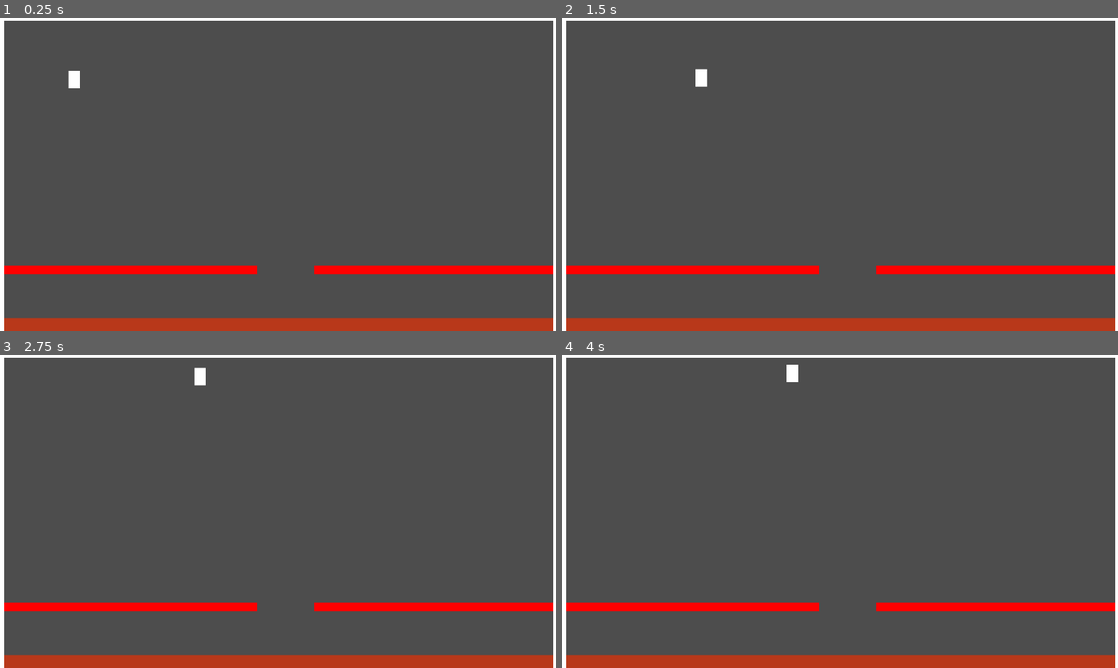
Above: before the commit, frames 1-4 (two rows, left to right).
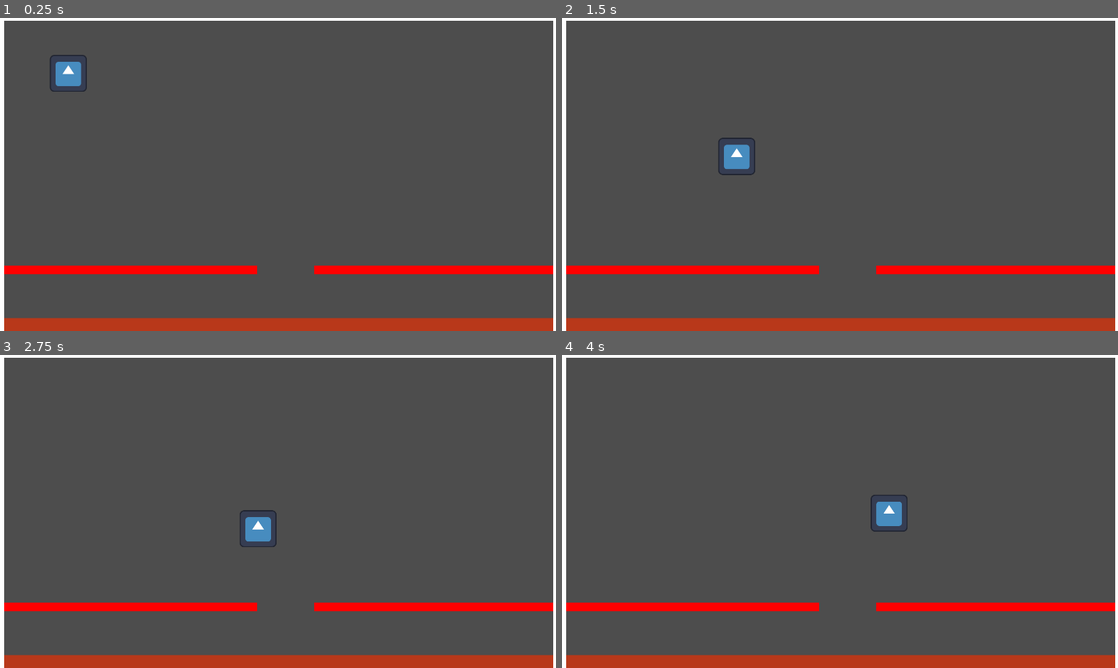
Above: after the commit, the same moments.

Repository: Mugar2/Breadwar
Game: Godot game, scene res://scenes/stages/OvenStage.tscn
Two runs of this game, one before a commit and one after it. Both use one fixed random seed, a clock stepped at 60 frames per second and the inputs below. The engine's default icon, where the game draws it, is replaced by a stand-in: a white triangle on a blue panel in a dark square.
Inputs (mouse positions are in pixels of both pictures, inside the frame that each line leads up to):
- Up to frame 1 (0.25 s): no input
- Up to frame 2 (1.5 s): tap Enter at 0.5 s; move the mouse to (962, 158) at 0.52 s; hold D (move_right) 0.53-1.28 s; hold Shift (Run, bound only after the commit) 0.53-1.28 s; tap Space (jump) at 0.77, 0.8, 1.07, 1.35 s; move the mouse to (728, 190) at 1.27 s; hold S (pass_down) from 1.28 s (still down)
- Up to frame 3 (2.75 s): tap Space (jump) at 1.52, 1.82, 2.3 s; tap Shift (Run, bound only after the commit) at 1.55 s; move the mouse to (333, 442) at 2.02 s; release S (pass_down) at 2.03 s; hold D (move_right) from 2.03 s (still down); hold Shift (Run, bound only after the commit) from 2.03 s (still down)
- Up to frame 4 (4 s): move the mouse to (812, 574) at 2.77 s; release Shift (Run, bound only after the commit) at 2.78 s; tap Shift (Run, bound only after the commit) at 2.85 s; tap Space (jump) at 3.02, 3.32, 3.6, 3.77 s; move the mouse to (1006, 558) at 3.52 s; release D (move_right) at 3.53 s; hold A (move_left) from 3.53 s (still down)

The runs differ from the first frame. In frame 1, 0.5% of the frame differs, in the area x 9-16%, y 11-24%; in frame 2, 0.6%, in the area x 24-35%, y 16-51%; in frame 3, 0.6%; in frame 4, 0.6%.

Commit message:
Movement overhaul

Diff:
--- a/project.godot
+++ b/project.godot
@@ -74,6 +74,11 @@
 "events": [Object(InputEventKey,"resource_local_to_scene":false,"resource_name":"","device":-1,"window_id":0,"alt_press …(192 unchanged characters)…
 ]
 }
+Run={
+"deadzone": 0.2,
+"events": [Object(InputEventKey,"resource_local_to_scene":false,"resource_name":"","device":-1,"window_id":0,"alt_pressed":false,"shift_pressed":false,"ctrl_pressed":false,"meta_pressed":false,"pressed":false,"keycode":0,"physical_keycode":4194325,"key_label":0,"unicode":0,"location":0,"echo":false,"script":null)
+]
+}
 
 [physics]
 
--- a/scenes/characters/TestPlayer.gd
+++ b/scenes/characters/TestPlayer.gd
@@ -1,20 +1,51 @@
 extends CharacterBody2D
 
 # Variables exportadas (puedes modificarlas desde el Inspector)
-@export var speed: float = 300.0
-@export var jump_velocity: float = -400.0
+@export var speed: float = 500.0
+@export var jump_velocity: float = -900.0
+
+#Aumented gravity multiplier for a faster play style
+var gravity_multiplier:float=1.3
+#Jump counter
+var jump_counter_default:int=1
+var jump_counter:int = 1
+var jump_counter_frame:int=1
+
+#Inertia acceleration
+@export var character_inertia:float= 20.0
+@export var character_change_jump_direction_inertia:float=100.0
+var is_turned:bool=false #Used for changing direction less roughly
+
+#Dash Control
+
+var is_dashing:bool=false
+var dash_speed:float=900
+
+#Fast fall
+var fast_fall_multiplier:float=gravity_multiplier * 2
 
 func _physics_process(delta: float) -> void:
 	# 1. Aplicar Gravedad cuando está en el aire
 	if not is_on_floor():
-		velocity += get_gravity() * delta
+		velocity += get_gravity() * gravity_multiplier * delta if not Input.is_action_pressed("pass_down") else get_gravity() * fast_fall_multiplier * delta
+
+	else:
+		jump_counter=jump_counter_default
+
 
 	# 2. Salto básico (Usa la acción 'jump' del Input Map)
 	if Input.is_action_just_pressed("jump") and is_on_floor():
 		velocity.y = jump_velocity
 
-	if Input.is_action_just_pressed("jump") and !is_on_floor():
+
+	if Input.is_action_just_pressed("jump") and !is_on_floor() and jump_counter!=0:
 		velocity.y = jump_velocity - 100
+		jump_counter -=1
+
+	if Input.is_action_just_released("jump") and velocity.y <0:
+		velocity.y=velocity.y / 2
+
+
 
 	# 3. Bajar de plataformas (Usa la acción 'pass_down' del Input Map)
 	if Input.is_action_just_pressed("pass_down") and is_on_floor():
@@ -22,10 +53,32 @@
 
 	# 4. Movimiento horizontal (Usa 'move_left' y 'move_right')
 	var direction := Input.get_axis("move_left", "move_right")
+
 	if direction != 0:
-		velocity.x = direction * speed
+
+		if (Input.is_action_pressed("move_left") or Input.is_action_pressed("move_right")) and Input.is_action_pressed("Run") and is_on_floor():
+			is_dashing=true
+
+		if (not Input.is_action_pressed("Run")):
+			is_dashing=false
+
+		if  is_on_floor():
+			if is_dashing:
+				velocity.x=dash_speed * direction
+			else:
+				velocity.x= speed * direction
+		else:
+			var jump_speed=dash_speed if is_dashing else speed
+			if Input.is_action_just_pressed("jump") and jump_counter_frame!=0:
+				velocity.x=jump_speed * direction
+
+			else:
+				velocity.x = move_toward(velocity.x,direction * jump_speed,20)
 	else:
-		velocity.x = move_toward(velocity.x, 0, speed)
+		is_dashing=false
+		velocity.x = move_toward(velocity.x, 0, character_inertia)
+	jump_counter_frame=jump_counter
+
 
 	# 5. Aplicar el movimiento y procesar colisiones
 	move_and_slide()
--- a/scenes/characters/TestPlayer.tscn
+++ b/scenes/characters/TestPlayer.tscn
@@ -1,6 +1,7 @@
 [gd_scene format=3 uid="uid://c0bi7age8bda2"]
 
 [ext_resource type="Script" uid="uid://bdhgbvp5g0n48" path="res://scenes/characters/TestPlayer.gd" id="1_vsjxn"]
+[ext_resource type="Texture2D" uid="uid://chrrpukqdty62" path="res://icon.svg" id="2_gm6r3"]
 
 [sub_resource type="RectangleShape2D" id="RectangleShape2D_6eumy"]
 size = Vector2(40, 60)
@@ -16,3 +17,6 @@
 [node name="CollisionShape2D" type="CollisionShape2D" parent="." unique_id=1528017982]
 position = Vector2(19, 30)
 shape = SubResource("RectangleShape2D_6eumy")
+
+[node name="Sprite2D" type="Sprite2D" parent="." unique_id=1533140386]
+texture = ExtResource("2_gm6r3")
Binary file added: assets/characters/Mario small.gif
